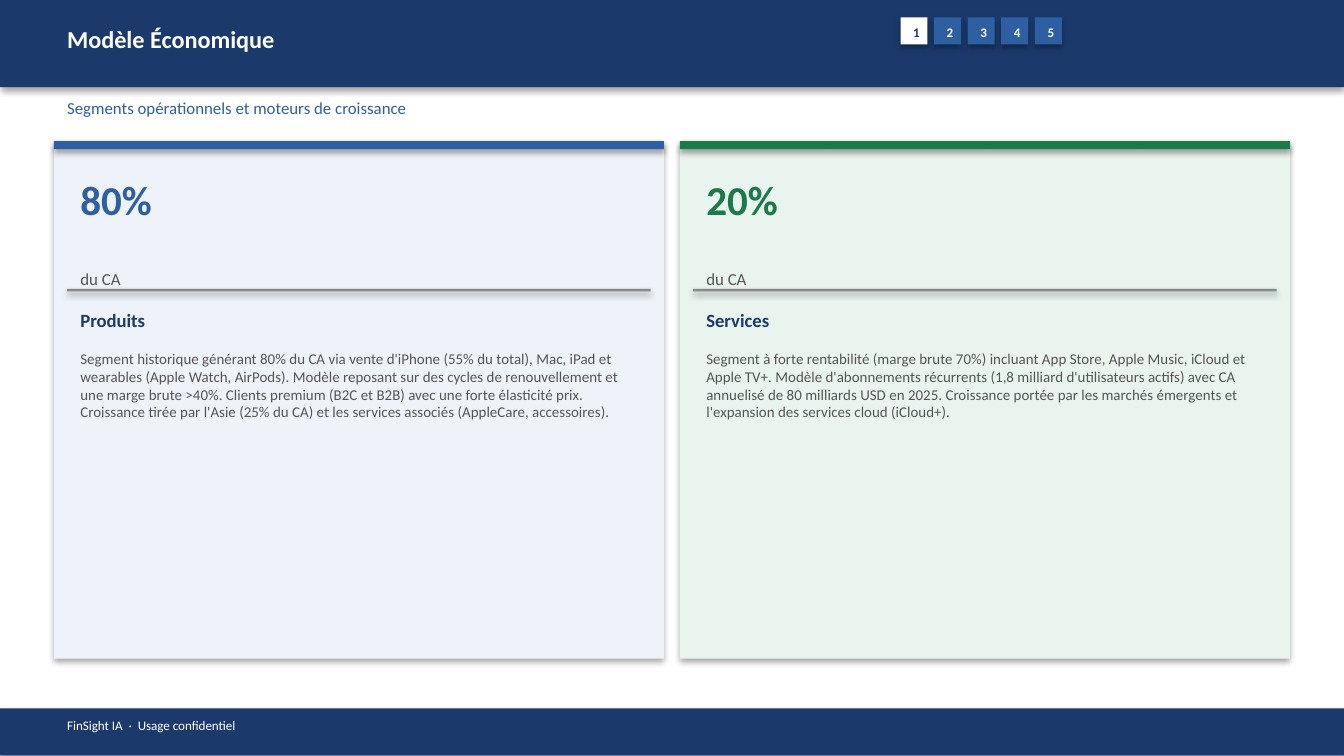
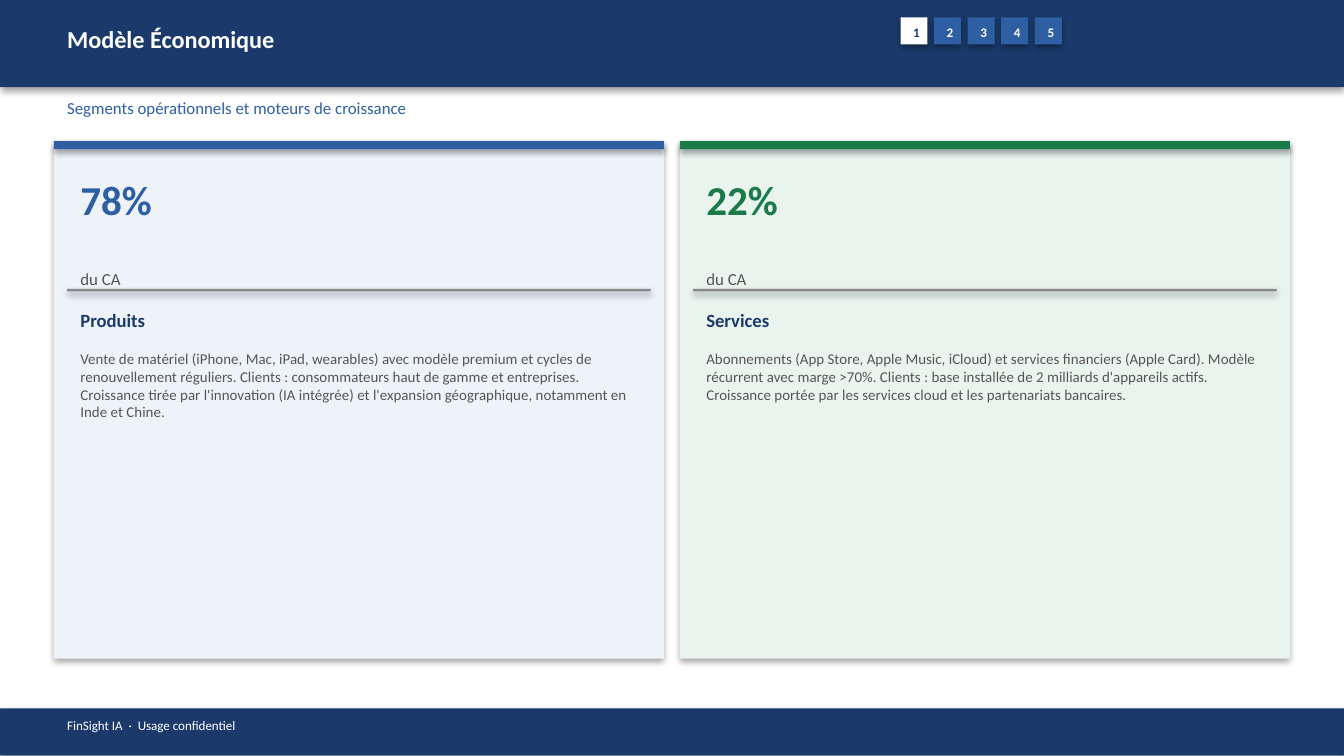
Before and after one commit to baptistejeh07-art/finsight-ia, a slide deck: slide 6 of preview/AAPL/AAPL_pitchbook.pptx. Drawn at 1344x756 pixels with LibreOffice and Linux fonts; fonts in the diff are those of the drawing. Boxes give left, top, right and bottom in pixels: in the first picture for what was removed or moved away, otherwise in the second. Text is boxed around its words. In the diff, an @@ line names an element or a change of style, - is before the commit and + after.

```diff
--- a/preview/AAPL/AAPL_pitchbook.pptx
+++ b/preview/AAPL/AAPL_pitchbook.pptx
@@ text at (80, 186, 151, 216): text changed @@
-80%
+78%
@@ text at (706, 186, 777, 216): text changed @@
-20%
+22%
@@ text at (80, 353, 626, 417): text changed @@
-Segment historique générant 80% du CA via vente d'iPhone (55% du total), Mac, iPad et wearables (Apple Watch, AirPods). Modèle reposant sur des cycles de renouvellement et une marge brute >40%. Clients premium (B2C et B2B) avec une forte élasticité prix. Croissance tirée par l'Asie (25% du CA) et les services associés (AppleCare, accessoires).
+Vente de matériel (iPhone, Mac, iPad, wearables) avec modèle premium et cycles de renouvellement réguliers. Clients : consommateurs haut de gamme et entreprises. Croissance tirée par l'innovation (IA intégrée) et l'expansion géographique, notamment en Inde et Chine.
@@ text at (706, 353, 1255, 403): text changed @@
-Segment à forte rentabilité (marge brute 70%) incluant App Store, Apple Music, iCloud et Apple TV+. Modèle d'abonnements récurrents (1,8 milliard d'utilisateurs actifs) avec CA annuelisé de 80 milliards USD en 2025. Croissance portée par les marchés émergents et l'expansion des services cloud (iCloud+).
+Abonnements (App Store, Apple Music, iCloud) et services financiers (Apple Card). Modèle récurrent avec marge >70%. Clients : base installée de 2 milliards d'appareils actifs. Croissance portée par les services cloud et les partenariats bancaires.
```
Also in this commit, not shown: 13 other slides changed, 4 other files.
